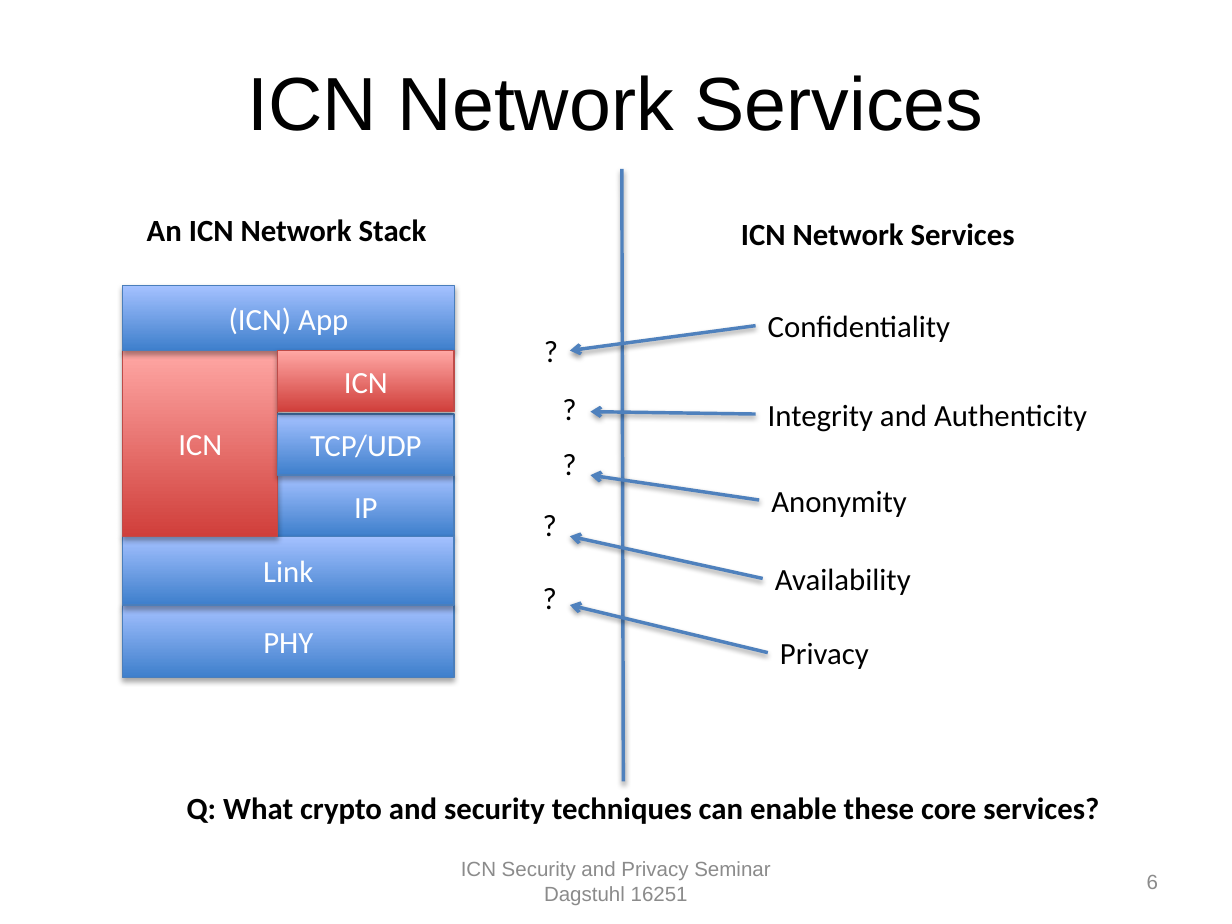
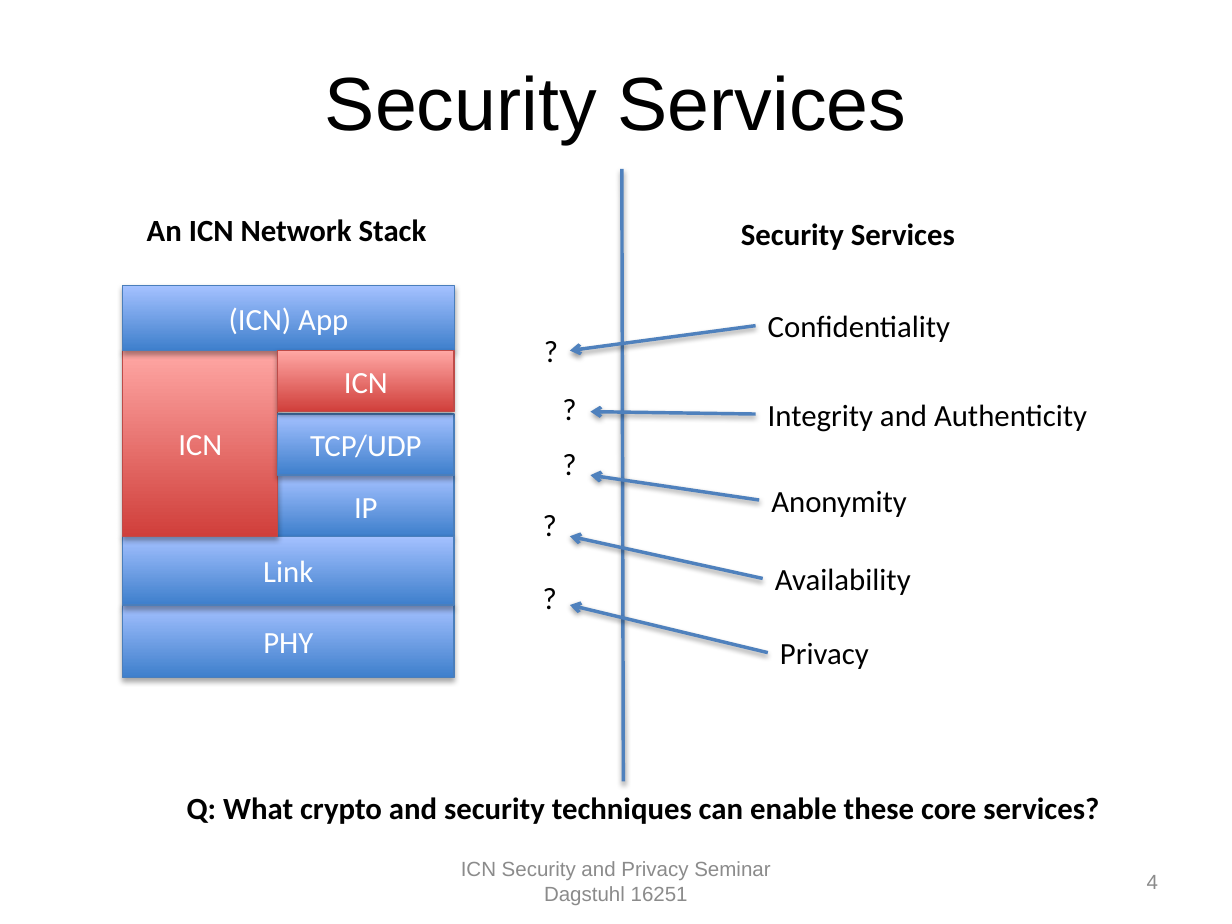
Before and after one commit to chris-wood/dagstuhl16-icn-privacy, a slide deck: slide 4 of talks/crypto_overview.pptx (slide 6 before the commit). Drawn at 1232x924 pixels with LibreOffice and Linux fonts; fonts in the diff are those of the drawing; background and template pictures are left out. Boxes give left, top, right and bottom in pixels: in the first picture for what was removed or moved away, otherwise in the second. Text is boxed around its words. In the diff, an @@ line names an element or a change of style, - is before the commit and + after.

```diff
--- a/talks/crypto_overview.pptx
+++ b/talks/crypto_overview.pptx
@@ title at [325, 75, 907, 145]: text changed @@
-ICN Network Services
+Security Services
@@ text at [741, 223, 955, 250]: text changed @@
-ICN Network Services
+Security Services
@@ page number at [1147, 875, 1158, 889]: text changed @@
-6
+4
```
Also in this commit, not shown: 27 other slides changed, 3 slides added, 14 slides removed.
